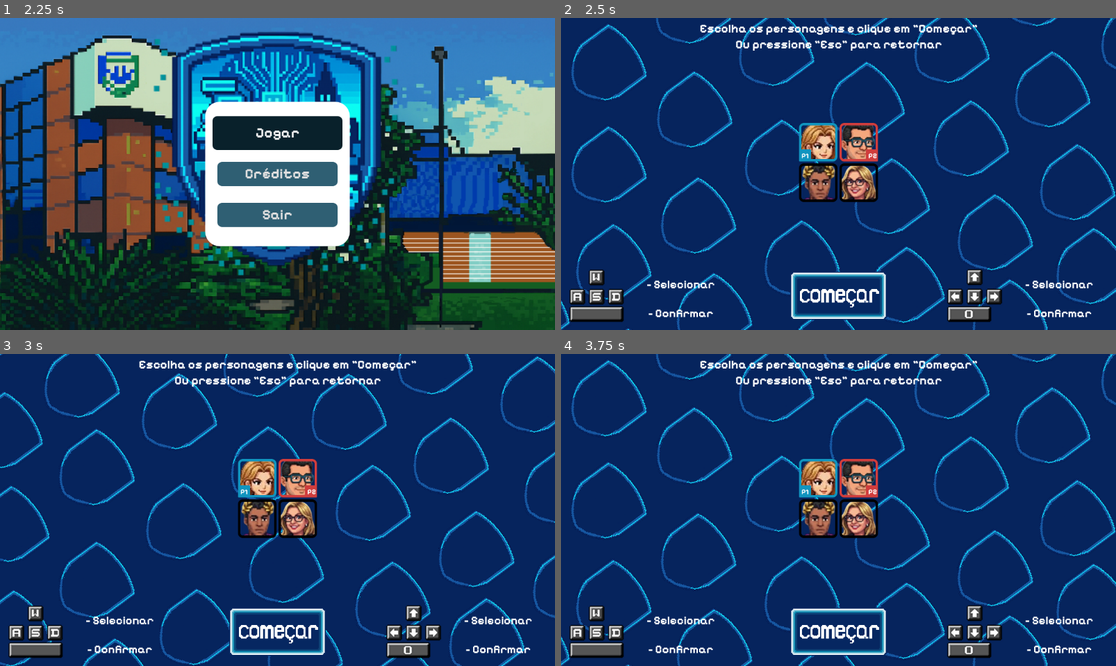
Above: before the commit, frames 1-4 (two rows, left to right).
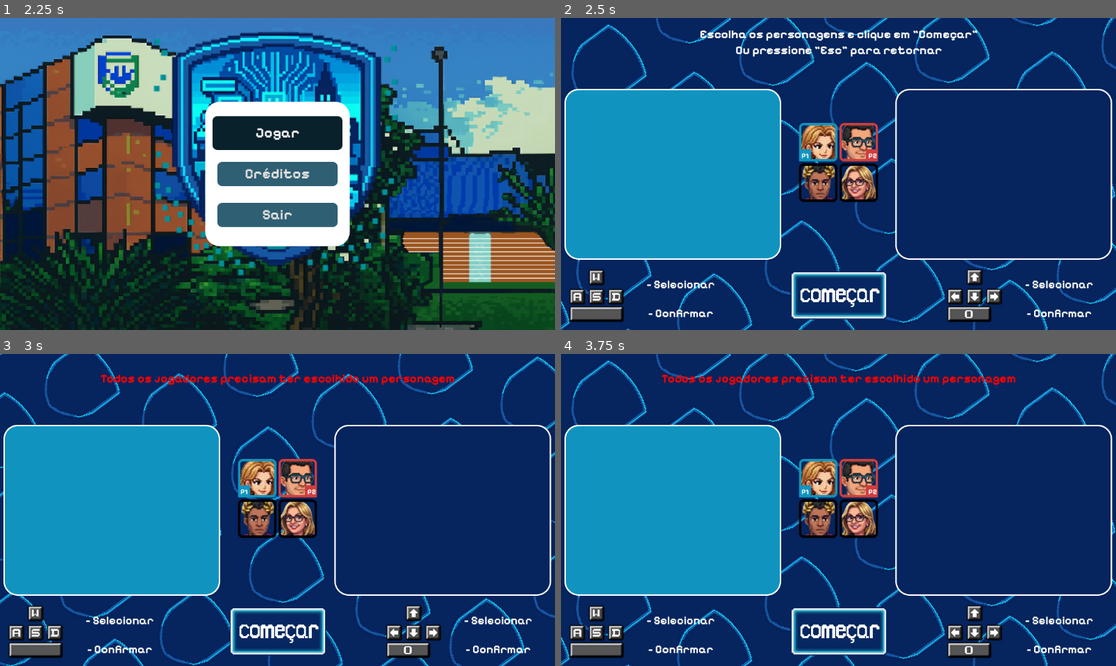
Above: after the commit, the same moments.

Repository: RailanTeles/UniFighters
Game: Godot game, scene res://menu.tscn
Same seed, same stepped clock (60 frames per second), same inputs: the game is played once before the commit and once after it. Sound files missing from this copy of the repository are replaced by a short silence.
Inputs (mouse positions are in pixels of both pictures, inside the frame that each line leads up to):
- Up to frame 1 (2.25 s): tap Enter at 0.5 s; hold D (p1_direita) 0.53-1.25 s; tap Down (p2_baixo) at 0.6 s; tap Space (p1_pular) at 0.77 s; click "Jogar" at 1.25 s; click "Jogar" at 2 s
- Up to frame 2 (2.5 s): no input
- Up to frame 3 (3 s): click (277, 631) at 2.75 s
- Up to frame 4 (3.75 s): click (838, 631) at 3.5 s

Frame 1 is identical in both runs. In frame 2, 27% of the frame differs, in the area x 0-100%, y 2-97%; in frame 3, 26%; in frame 4, 26%.

Commit message:
tela de seleção de personagens feita

Diff:
--- a/selecao.gd
+++ b/selecao.gd
@@ -1,4 +1,10 @@
 extends Control
+
+# Texto
+@onready var texto: Label = $texto
+var texto_normal = "Escolha os personagens e clique em “Começar”
+					Ou pressione “Esc” para retornar"
+var texto_erro = "Todos os jogadores precisam ter escolhido um personagem"
 
 # Armazena o nó que o cursor está apontando
 var p1_foco_atual: Control
@@ -9,12 +15,17 @@
 @onready var char_2: TextureButton = $selecao/GridContainer/Char2
 @onready var char_3: TextureButton = $selecao/GridContainer/Char3
 @onready var char_4: TextureButton = $selecao/GridContainer/Char4
+
 @onready var comecar_button: TextureButton = $botoes/comecarButton
+@onready var erro_som: AudioStreamPlayer = $botoes/comecarButton/erroSom
+@onready var confirmar_som: AudioStreamPlayer = $botoes/comecarButton/confirmarSom
+@onready var erro_timer: Timer = $botoes/comecarButton/erroTimer
+@onready var animacao: AnimatedSprite2D = $botoes/comecarButton/animacao
+
 
 # Cursores
 @onready var p1_cursor: TextureRect = $P1_cursor
 @onready var p2_cursor: TextureRect = $P2_cursor
-
 
 # Banners
 @onready var banner_p1_display: TextureRect = $BannerP1_Display
@@ -25,6 +36,8 @@
 var p2_personagem_selecionado = null
 
 # Pre render das imagens
+var banner_padrao_p1 = preload("res://assets/selecaoPersonagem/padraoP1.png")
+var banner_padrao_p2 = preload("res://assets/selecaoPersonagem/padraoP2.png")
 var banner_regulata_p1 = preload("res://assets/personagens/regulata/icones/RegulataP1.png")
 var banner_regulata_p2 = preload("res://assets/personagens/regulata/icones/RegulataP2.png")
 var banner_cabomante_p1 = preload("res://assets/personagens/cabomante/icone/CabomanteP1.png")
@@ -57,16 +70,24 @@
 		char_3 : "Imperatech",
 		char_4 : "Sprintora"
 	}
+	banner_p1_display.texture = banner_padrao_p1
+	banner_p2_display.texture = banner_padrao_p2
 	p1_foco_atual = char_1
 	p2_foco_atual = char_2
 	call_deferred("atualizar_posicao_cursores")
+
+func _input(event):
+	if event is InputEventKey:
+		if event.keycode == KEY_ESCAPE and event.is_pressed():
+			get_viewport().set_input_as_handled()
+			get_tree().change_scene_to_file("res://menu.tscn")
 
 func _process(delta):
 	var foco_mudou = false
 	var proximo_foco_path1 = null
 	var proximo_foco_path2 = null
 
-	# Controles P1
+	# --------------------- Controles P1 ---------------------
 	if Input.is_action_just_pressed("p1_direita"):
 		proximo_foco_path1 = p1_foco_atual.get_focus_neighbor(SIDE_RIGHT)
 	elif Input.is_action_just_pressed("p1_esquerda"):
@@ -83,11 +104,10 @@
 			p1_foco_atual = proximo_no1
 			foco_mudou = true
 
-	# Botão de selecionar o personagem
+	# Botão de selecionar o personagem ou começar
 	if Input.is_action_just_pressed("p1_pular"):
 		if p1_foco_atual == comecar_button:
 			_on_comecar_button_pressed()
-
 		else:
 			p1_personagem_selecionado = dados_caracteristicas[p1_foco_atual]
 			atualizar_banner_p1(p1_personagem_selecionado)
@@ -113,13 +133,30 @@
 	if Input.is_action_just_pressed("p2_pular"):
 		if p2_foco_atual == comecar_button:
 			_on_comecar_button_pressed()
-
 		else:
 			p2_personagem_selecionado = dados_caracteristicas[p2_foco_atual]
 			atualizar_banner_p2(p2_personagem_selecionado)
+
 	# ----- ATUALIZAÇÃO VISUAL -----
 	if foco_mudou:
 		atualizar_posicao_cursores()
+
+func _on_comecar_button_pressed() -> void:
+	if comecar_button.disabled:
+		return
+	if p1_personagem_selecionado != null and p2_personagem_selecionado != null:
+		comecar_button.disabled = true
+		confirmar_som.play()
+		for i in 3:
+			animacao.play("pressionado")
+			await animacao.animation_finished
+		await get_tree().create_timer(1).timeout
+		get_tree().change_scene_to_file("res://menu.tscn")
+	else:
+		texto.text = texto_erro
+		texto.self_modulate = Color(1,0,0)
+		erro_som.play();
+		erro_timer.start()
 
 func atualizar_posicao_cursores():
 	if p1_foco_atual:
@@ -129,12 +166,6 @@
 		p2_cursor.size = p2_foco_atual.size
 		p2_cursor.global_position = p2_foco_atual.global_position
 
-func _on_comecar_button_pressed() -> void:
-	if p1_personagem_selecionado != null and p2_personagem_selecionado != null:
-		print("COMEÇANDO O JOGO!")
-	else:
-		print("Falta um jogador escolher!")
-
 func atualizar_banner_p1(nome_personagem):
 	if dados_banners_p1.has(nome_personagem):
 		banner_p1_display.texture = dados_banners_p1[nome_personagem]
@@ -142,3 +173,7 @@
 func atualizar_banner_p2(nome_personagem):
 	if dados_banners_p2.has(nome_personagem):
 		banner_p2_display.texture = dados_banners_p2[nome_personagem]
+
+func _on_erro_timer_timeout() -> void:
+	texto.text = texto_normal
+	texto.self_modulate = Color(1,1,1)
--- a/selecao.tscn
+++ b/selecao.tscn
@@ -7,8 +7,11 @@
 [ext_resource type="Texture2D" uid="uid://pubqoa4mving" path="res://assets/grupoBotaoP1.png" id="4_hyemw"]
 [ext_resource type="Texture2D" uid="uid://e46hbbkevedd" path="res://assets/grupoBotaoP2.png" id="5_sofw2"]
 [ext_resource type="Texture2D" uid="uid://nsc05wbhbofc" path="res://assets/selecaoPersonagem/comecarNormal.png" id="7_qtpp8"]
+[ext_resource type="Texture2D" uid="uid://ddsmu1kiy66ya" path="res://assets/selecaoPersonagem/comecarNormal-sheet.png" id="8_n4pp6"]
 [ext_resource type="Texture2D" uid="uid://bc1kwe6l0blau" path="res://assets/personagens/regulata/icones/RegulataIcone.png" id="8_qbpjo"]
+[ext_resource type="AudioStream" uid="uid://dk5pp1j014ttx" path="res://assets/musics/alerta.mp3" id="8_qtpp8"]
 [ext_resource type="Texture2D" uid="uid://blnqangnnf6id" path="res://assets/personagens/cabomante/icone/CabomanteIcone.png" id="9_n4pp6"]
+[ext_resource type="AudioStream" uid="uid://butsawnp0nia1" path="res://assets/musics/botaoConfirmar.mp3" id="9_qbpjo"]
 [ext_resource type="Texture2D" uid="uid://csf4u77chists" path="res://assets/personagens/imperatech/icone/ImperatechIcone.png" id="10_lnbtv"]
 [ext_resource type="Texture2D" uid="uid://b0pwqmdlcor52" path="res://assets/personagens/sprintora/icones/SprintoraIcone.png" id="11_iwa32"]
 [ext_resource type="Texture2D" uid="uid://b72q4f87m0gt2" path="res://assets/selecaoPersonagem/iconeP2.png" id="12_ggar8"]
@@ -43,6 +46,40 @@
 "speed": 5.0
 }]
 
+[sub_resource type="AtlasTexture" id="AtlasTexture_lnbtv"]
+atlas = ExtResource("7_qtpp8")
+region = Rect2(0, 0, 200, 100)
+
+[sub_resource type="AtlasTexture" id="AtlasTexture_iwa32"]
+atlas = ExtResource("8_n4pp6")
+region = Rect2(0, 0, 200, 100)
+
+[sub_resource type="AtlasTexture" id="AtlasTexture_ggar8"]
+atlas = ExtResource("8_n4pp6")
+region = Rect2(200, 0, 200, 100)
+
+[sub_resource type="SpriteFrames" id="SpriteFrames_501mu"]
+animations = [{
+"frames": [{
+"duration": 1.0,
+"texture": SubResource("AtlasTexture_lnbtv")
+}],
+"loop": false,
+"name": &"idle",
+"speed": 5.0
+}, {
+"frames": [{
+"duration": 1.0,
+"texture": SubResource("AtlasTexture_iwa32")
+}, {
+"duration": 1.0,
+"texture": SubResource("AtlasTexture_ggar8")
+}],
+"loop": false,
+"name": &"pressionado",
+"speed": 5.0
+}]
+
 [node name="cenaSelecao" type="Control"]
 layout_mode = 3
 anchors_preset = 15
@@ -70,16 +107,17 @@
 anchors_preset = 5
 anchor_left = 0.5
 anchor_right = 0.5
-offset_left = -181.0
+offset_left = -288.0
 offset_top = 7.0
-offset_right = 181.0
-offset_bottom = 56.0
+offset_right = 289.0
+offset_bottom = 95.0
 grow_horizontal = 2
 theme_override_fonts/font = ExtResource("3_6gbh7")
 theme_override_font_sizes/font_size = 25
 text = "Escolha os personagens e clique em “Começar”
 Ou pressione “Esc” para retornar"
 horizontal_alignment = 1
+vertical_alignment = 1
 
 [node name="botoes" type="Control" parent="."]
 custom_minimum_size = Vector2(300, 0)
@@ -126,14 +164,31 @@
 anchor_top = 0.5
 anchor_right = 0.5
 anchor_bottom = 0.5
-offset_left = -20.0
-offset_top = -20.0
-offset_right = 20.0
-offset_bottom = 20.0
+offset_left = -100.0
+offset_top = -50.0
+offset_right = 100.0
+offset_bottom = 50.0
 grow_horizontal = 2
 grow_vertical = 2
 focus_neighbor_top = NodePath("../../selecao/GridContainer/Char3")
-texture_normal = ExtResource("7_qtpp8")
+
+[node name="animacao" type="AnimatedSprite2D" parent="botoes/comecarButton"]
+position = Vector2(101, 49)
+sprite_frames = SubResource("SpriteFrames_501mu")
+animation = &"idle"
+autoplay = "idle"
+frame_progress = 1.0
+
+[node name="erroSom" type="AudioStreamPlayer" parent="botoes/comecarButton"]
+stream = ExtResource("8_qtpp8")
+volume_db = -14.054
+
+[node name="erroTimer" type="Timer" parent="botoes/comecarButton"]
+wait_time = 5.0
+one_shot = true
+
+[node name="confirmarSom" type="AudioStreamPlayer" parent="botoes/comecarButton"]
+stream = ExtResource("9_qbpjo")
 
 [node name="selecao" type="Control" parent="."]
 layout_mode = 1
@@ -227,3 +282,4 @@
 grow_vertical = 2
 
 [connection signal="pressed" from="botoes/comecarButton" to="." method="_on_comecar_button_pressed"]
+[connection signal="timeout" from="botoes/comecarButton/erroTimer" to="." method="_on_erro_timer_timeout"]
Not shown, added: assets/musics/alerta.mp3.import
Binary file added: assets/selecaoPersonagem/padraoP1.png
Not shown, added: assets/selecaoPersonagem/padraoP1.png.import
Binary file added: assets/selecaoPersonagem/padraoP2.png
Not shown, added: assets/selecaoPersonagem/padraoP2.png.import
Not shown: 1 places in selecao.tscn that only renumber resources
Not shown, added: assets/musics/alerta.mp3
